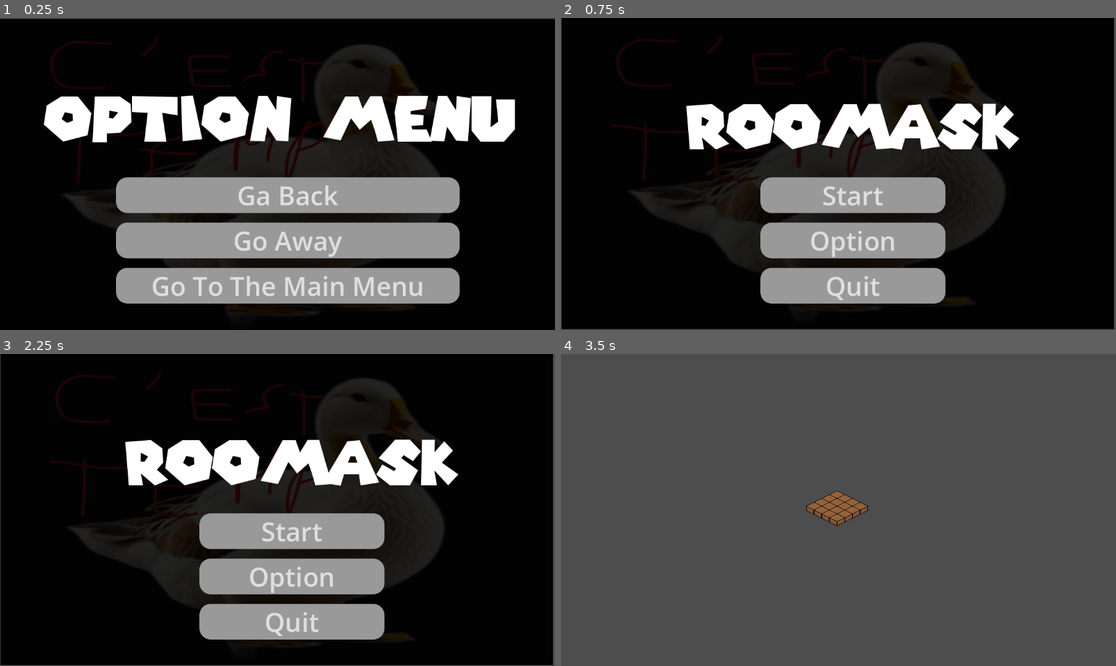
Above: before the commit, frames 1-4 (two rows, left to right).
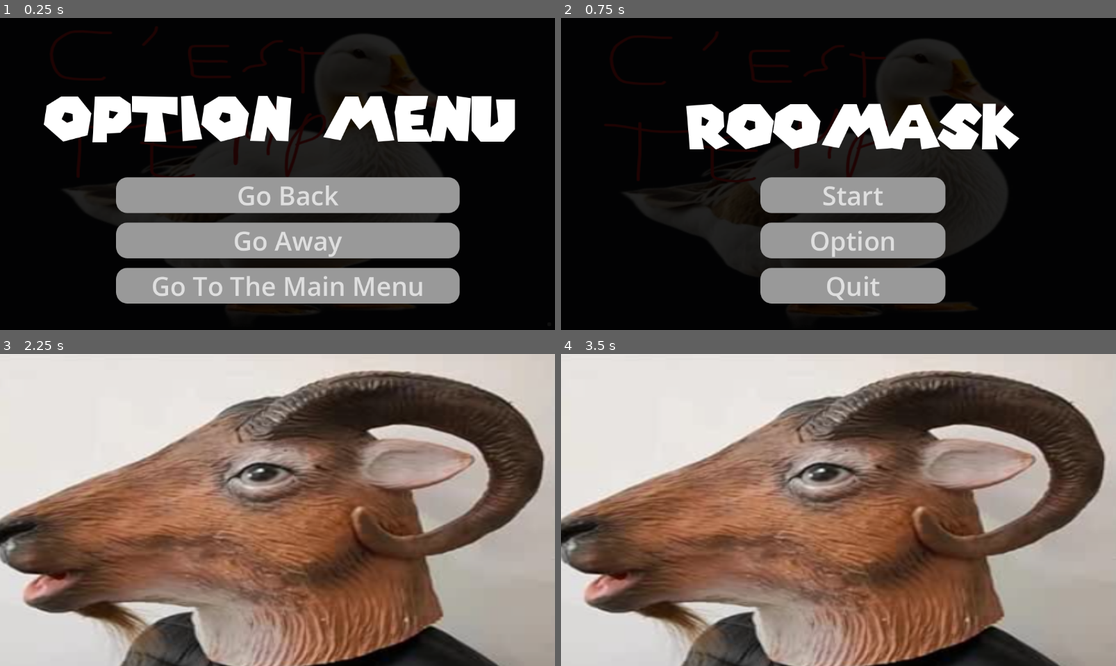
Above: after the commit, the same moments.

Repository: Jishuashi/GGJ2026-Roomask
Game: Godot game, scene res://Scenes/option_menu.tscn
Two runs of this game, one before a commit and one after it. Both use one fixed random seed, a clock stepped at 60 frames per second and the inputs below. This scene is started directly instead of the project's main scene.
Inputs (mouse positions are in pixels of both pictures, inside the frame that each line leads up to; where the layout moved, square brackets give the same spot in the first picture):
- Up to frame 1 (0.25 s): no input
- Up to frame 2 (0.75 s): click "Ga Back" (after the commit: "Go Back") at 0.5 s
- Up to frame 3 (2.25 s): click "Option" at 1.25 s; click (549, 659) [288, 531] at 2 s
- Up to frame 4 (3.5 s): click (855, 531) at 2.75 s, where only the run before the commit has a clickable "Start"

The runs differ from the first frame. In frame 1, 2.7% of the frame differs, in the area x 0-100%, y 0-66%; in frame 2, 2.0%; in frame 3, 96%; in frame 4, 96%, in the area x 0-100%, y 0-100%.

Commit message:
easter egg

Diff:
--- /dev/null
+++ b/Scenes/easter_egg.tscn
@@ -0,0 +1,22 @@
+[gd_scene format=3 uid="uid://b6vgha7w2rpov"]
+
+[ext_resource type="Texture2D" uid="uid://drbmuh3k4kiwd" path="res://Assets/easter_egg.png" id="1_aq3mi"]
+
+[sub_resource type="StyleBoxTexture" id="StyleBoxTexture_dxjnb"]
+texture = ExtResource("1_aq3mi")
+
+[node name="Control" type="Control" unique_id=257407413]
+layout_mode = 3
+anchors_preset = 15
+anchor_right = 1.0
+anchor_bottom = 1.0
+grow_horizontal = 2
+grow_vertical = 2
+
+[node name="Panel" type="Panel" parent="." unique_id=681499774]
+layout_mode = 0
+offset_left = -11.0
+offset_top = -6.0
+offset_right = 1163.0
+offset_bottom = 660.0
+theme_override_styles/panel = SubResource("StyleBoxTexture_dxjnb")
--- a/Scenes/main_menu.tscn
+++ b/Scenes/main_menu.tscn
@@ -42,10 +42,10 @@
 anchors_preset = 15
 anchor_right = 1.0
 anchor_bottom = 1.0
-offset_left = -492.0
-offset_top = -326.0
-offset_right = 572.0
-offset_bottom = 322.0
+offset_left = -508.0
+offset_top = -335.0
+offset_right = 583.0
+offset_bottom = 335.0
 grow_horizontal = 2
 grow_vertical = 2
 theme_override_styles/panel = SubResource("StyleBoxTexture_28flt")
--- a/Scenes/option_menu.tscn
+++ b/Scenes/option_menu.tscn
@@ -40,12 +40,19 @@
 anchor_right = 1.0
 anchor_bottom = 1.0
 offset_left = -12.0
-offset_top = 2.0
+offset_top = -22.0
 offset_right = 3.0
 offset_bottom = 8.0
 grow_horizontal = 2
 grow_vertical = 2
 theme_override_styles/panel = SubResource("StyleBoxTexture_3036b")
+
+[node name="Button" type="Button" parent="Panel" unique_id=1657978228]
+layout_mode = 0
+offset_left = 1148.0
+offset_top = 654.0
+offset_right = 1156.0
+offset_bottom = 662.0
 
 [node name="Label" type="Label" parent="." unique_id=436302770]
 layout_mode = 0
@@ -78,7 +85,7 @@
 theme_override_styles/normal = SubResource("StyleBoxFlat_aeafk")
 theme_override_styles/pressed = SubResource("StyleBoxFlat_h8r5p")
 theme_override_styles/hover = SubResource("StyleBoxFlat_h8r5p")
-text = "Ga Back"
+text = "Go Back"
 
 [node name="Button2" type="Button" parent="VBoxContainer" unique_id=1234226046]
 layout_mode = 2
@@ -97,6 +104,7 @@
 text = "Go To The Main Menu
 "
 
+[connection signal="pressed" from="Panel/Button" to="." method="easter_egg_on_button_pressed"]
 [connection signal="pressed" from="VBoxContainer/Button" to="." method="_on_button_pressed"]
 [connection signal="pressed" from="VBoxContainer/Button2" to="." method="_on_button_2_pressed"]
 [connection signal="pressed" from="VBoxContainer/Button3" to="." method="_on_button_3_pressed"]
--- a/src/fr/roomask/option_menu.gd
+++ b/src/fr/roomask/option_menu.gd
@@ -4,11 +4,6 @@
 # Called when the node enters the scene tree for the first time.
 func _ready() -> void:
 	pass # Replace with function body.
-
-
-# Called every frame. 'delta' is the elapsed time since the previous frame.
-func _process(delta: float) -> void:
-	pass
 
 func _on_button_pressed() -> void:
 	get_tree().change_scene_to_file("res://Scenes/main_menu.tscn")
@@ -18,3 +13,7 @@
 
 func _on_button_3_pressed() -> void:
 	get_tree().change_scene_to_file("res://Scenes/main_menu.tscn")
+
+
+func easter_egg_on_button_pressed() -> void:
+	get_tree().change_scene_to_file("res://Scenes/easter_egg.tscn")
Binary file added: Assets/easter_egg.png
Not shown, added: Assets/easter_egg.png.import
